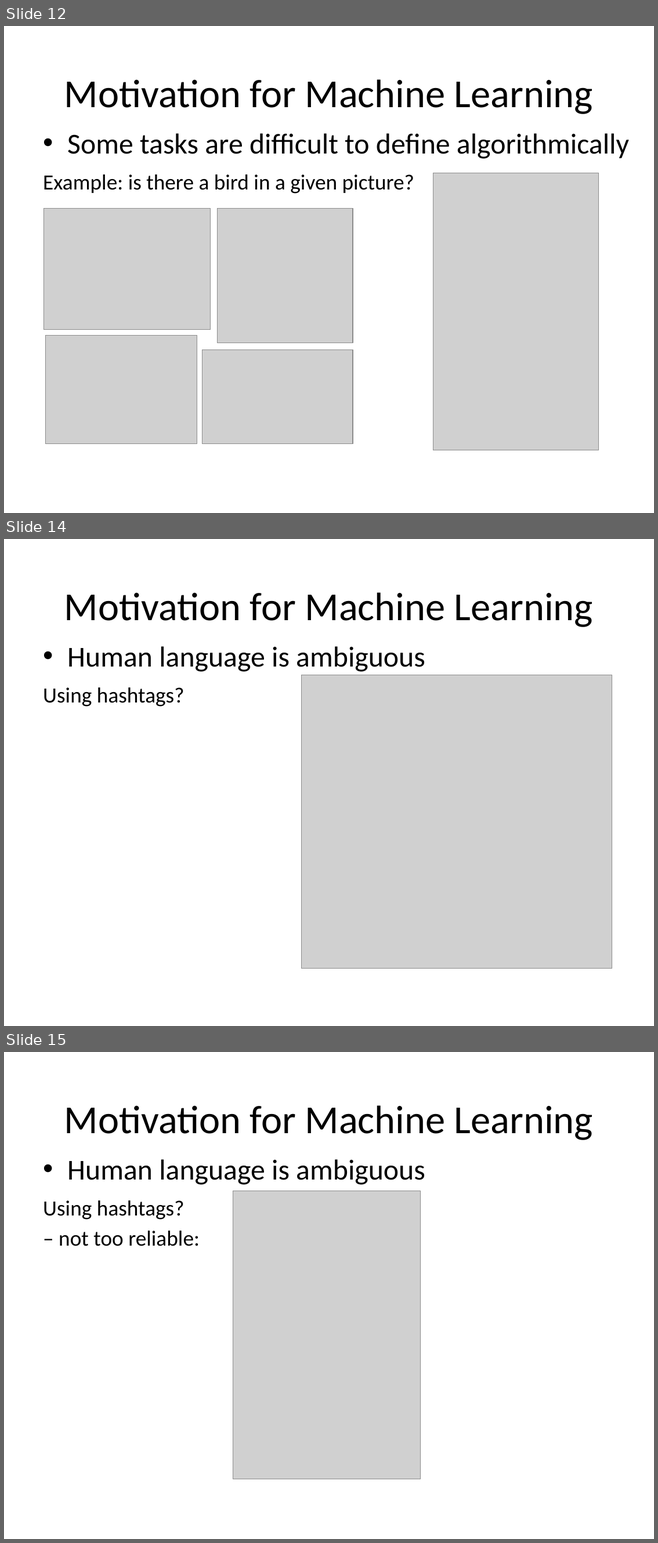
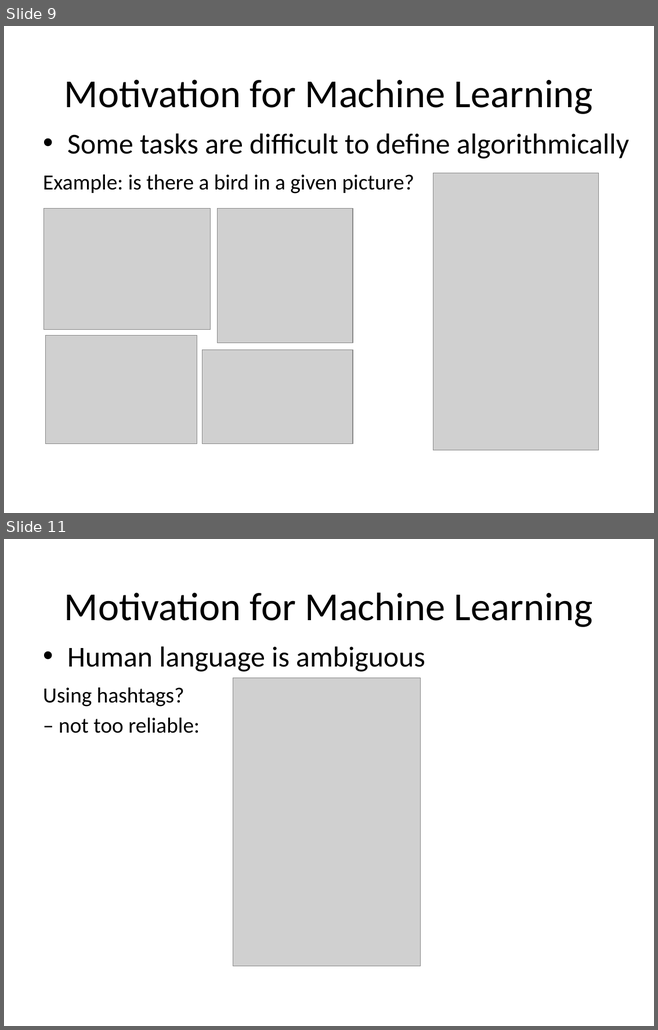
Before and after one commit to Oleksandra28/grad_forum, a slide deck: grad-presentation-sopova 2.pptx. Shown one above the other, each under a label of ours: slides 12, 14 and 15 before the commit, slides 9 and 11 after it; the slides between them are not shown. The pictures are 658x1543 and 658x1030 pixels, drawn with LibreOffice and Linux fonts; fonts in the diff are those of the drawing; grey boxes stand for pictures; background and template pictures are left out. Boxes give left, top, right and bottom in pixels: in the first picture for what was removed or moved away, otherwise in the second. Text is boxed around its words. In the diff, an @@ line names an element or a change of style, - is before the commit and + after.

```diff
--- a/grad-presentation-sopova 2.pptx
+++ b/grad-presentation-sopova 2.pptx
@@ slide 14 removed at (4,539,654,1026), background picture (left out) @@
@@ title removed at (64,592,593,627) @@
-Motivation for Machine Learning
@@ text removed at (67,646,425,672) @@
-• Human language is ambiguous
@@ picture removed at (302,675,612,968) @@
@@ text removed at (43,687,184,707) @@
-Using hashtags?
@@ what was slide 12 is now slide 9 @@
@@ what was slide 15 is now slide 11 @@
```
Also in this commit, not shown: 9 slides changed, 2 slides added, 1 other slide removed, 6 other files.
